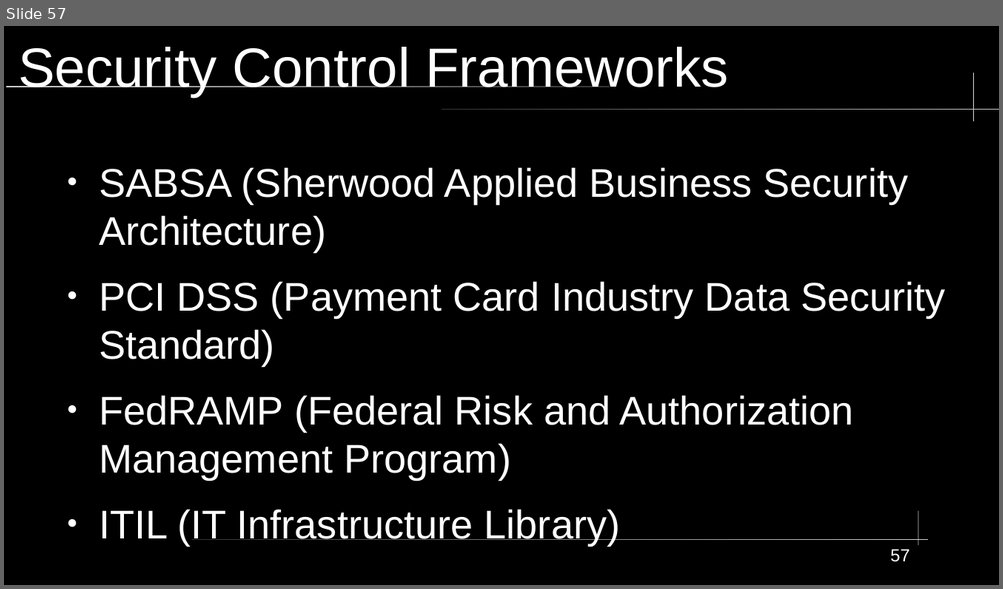
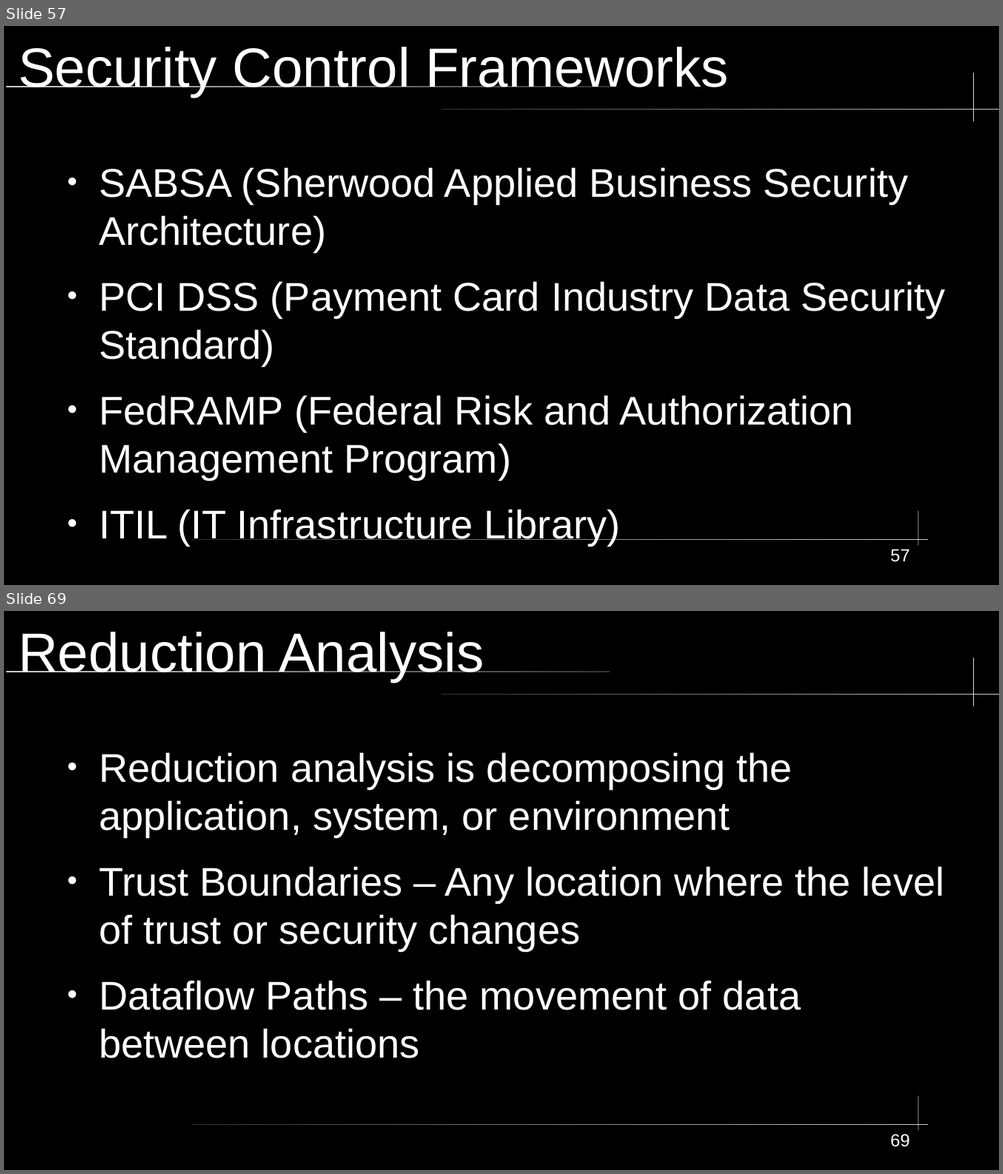
Before and after one commit to City-Colleges-of-Chicago-Cybersecurity/COMPSFI-214, a slide deck: 2026/Spring/powerpoints/Chapter-01-Security-Governance-Through-Principles-and-Policies.odp. Shown one above the other, each under a label of ours: slide 57 before the commit, slides 57 and 69 after it; the slides between them are not shown. The pictures are 1003x589 and 1003x1174 pixels, drawn with LibreOffice and Linux fonts; fonts in the diff are those of the drawing. Boxes give left, top, right and bottom in pixels: in the first picture for what was removed or moved away, otherwise in the second. Text is boxed around its words. In the diff, an @@ line names an element or a change of style, - is before the commit and + after.

```diff
--- a/2026/Spring/powerpoints/Chapter-01-Security-Governance-Through-Principles-and-Policies.odp
+++ b/2026/Spring/powerpoints/Chapter-01-Security-Governance-Through-Principles-and-Policies.odp
@@ slide 69 added at <box>4,611,999,1170</box>, background #000000; not listed: 5 template elements that a slide beside it also shows @@
@@ title added at <box>18,632,484,682</box>, 44 pt, text #FFFFFF @@
+Reduction Analysis
@@ text added at <box>99,752,944,1059</box>, 32 pt, text #FFFFFF @@
+● Reduction analysis is decomposing the application, system, or environment
+● Trust Boundaries – Any location where the level of trust or security changes
+● Dataflow Paths – the movement of data between locations
@@ page number added at <box>890,1134,909,1147</box>, 14 pt, text #FFFFFF @@
+69
```
Also in this commit, not shown: 2 slides changed, 11 other slides added.
